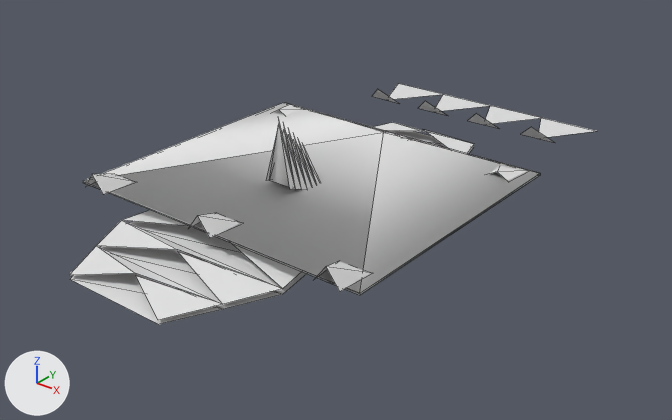
One commit to the OBJ model GameData/Meshes/Designs/solari/solari_hero_mk3_50.obj: the scene before it, then after it.
Before and after are seen from a 50 mm lens placed at (7.12, -8.44, 5.16), pointed at (0.36, 0.01, -0.08). Every picture has the same lights, and +X, +Y and +Z are marked at lower left. The older version comes first. Mesh edges are drawn as thin lines. Where no turn or scale is listed for an object, it has been applied to the vertices. Vertices at exactly the same position are counted once.

Names of what the first picture shows: 'solari_hero_mk3_50'.
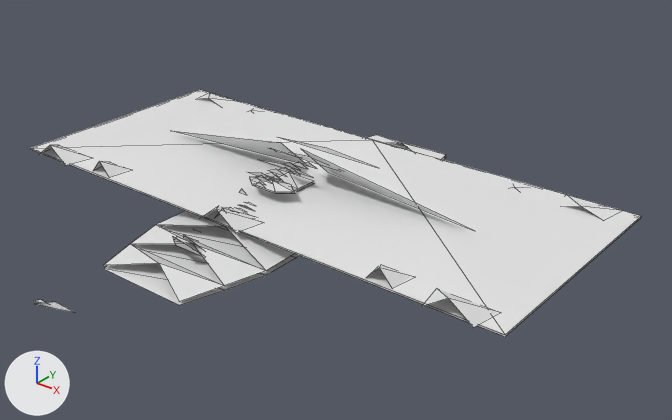
Diff of the bpy script that builds the scene:
```diff
--- a/GameData/Meshes/Designs/solari/solari_hero_mk3_50.obj.py
+++ b/GameData/Meshes/Designs/solari/solari_hero_mk3_50.obj.py
@@ me_solari_hero_mk3_50 @@
 # used by ob_solari_hero_mk3_50; location = (0.0, 0.0, 0.0)
-me_solari_hero_mk3_50.from_pydata(...)  # 167 vertices, 115 faces; spans x -2.23..2.23, y -3.32..4.56, z 0.0..1.3
+me_solari_hero_mk3_50.from_pydata(...)  # 386 vertices, 194 faces; spans x -3.75..3.75, y -4.22..2.22, z 0.0..0.86
+# me_solari_hero_mk3_50 part 1: the loose piece of 5 vertices spanning x -2.1..-1.65, y 1.43..1.94, z 0.28..0.38 is scaled about its middle by (1.68, 0.777, 0.943), then moved by (-1.27, -0.3, -0.02)
+# me_solari_hero_mk3_50 part 2: the loose piece of 5 vertices spanning x -0.22..0.22, y 1.43..1.94, z 0.28..0.38 is scaled about its middle by (1.68, 0.777, 0.943), then moved by (0.0, -0.3, -0.02)
+# me_solari_hero_mk3_50 part 3: the loose piece of 5 vertices spanning x 1.65..2.1, y 1.43..1.94, z 0.28..0.38 is scaled about its middle by (1.68, 0.777, 0.943), then moved by (1.27, -0.3, -0.02)
+# me_solari_hero_mk3_50 part 4: the loose piece of 5 vertices spanning x -2.1..-1.65, y -2.04..-1.53, z 0.28..0.51 is scaled about its middle by (1.68, 0.777, 0.943), then moved by (-1.27, 0.24, -0.02)
+# me_solari_hero_mk3_50 part 5: the loose piece of 5 vertices spanning x -0.22..0.22, y -2.04..-1.53, z 0.28..0.51 is scaled about its middle by (1.68, 0.777, 0.943), then moved by (0.0, 0.24, -0.02)
+# me_solari_hero_mk3_50 part 6: the loose piece of 5 vertices spanning x 1.65..2.1, y -2.04..-1.53, z 0.28..0.51 is scaled about its middle by (1.68, 0.777, 0.943), then moved by (1.27, 0.24, -0.02)
+# me_solari_hero_mk3_50 part 7: the loose piece of 5 vertices spanning x -2.1..-1.65, y 1.43..1.94, z 0.28..0.38 is copied, and the copy is scaled about its middle by (0.983, 0.676, 1.89), then moved by (-0.37, -3.15, 0.03); it spans x -2.47..-2.02, y -1.64..-1.29, z 0.27..0.45
+# me_solari_hero_mk3_50 part 8: the loose piece of 5 vertices spanning x -0.22..0.22, y -2.04..-1.53, z 0.28..0.51 is copied, and the copy is scaled about its middle by (0.983, 0.676, 0.825), then moved by (0.0, 0.32, -0.04); it spans x -0.22..0.22, y -1.64..-1.29, z 0.27..0.45
+# me_solari_hero_mk3_50 part 9: the loose piece of 5 vertices spanning x 1.65..2.1, y -2.04..-1.53, z 0.28..0.51 is copied, and the copy is scaled about its middle by (0.983, 0.676, 0.825), then moved by (0.37, 0.32, -0.04); it spans x 2.02..2.47, y -1.64..-1.29, z 0.27..0.45
+# me_solari_hero_mk3_50 part 10: the loose piece of 42 vertices spanning x -1.32..1.32, y -3.32..2.81, z 0.05..0.26 is rebuilt with 32 vertices and now spans x -0.96..0.96, y -2.93..2.22, z 0.04..0.22
+# me_solari_hero_mk3_50 part 11: the loose piece of 22 vertices spanning x -1.32..1.32, y -3.32..2.81, z 0.0 is rebuilt with 22 vertices and now spans x -0.96..0.96, y -2.93..2.22, z 0.0
+# me_solari_hero_mk3_50 part 12: the loose piece of 9 vertices spanning x -2.23..2.23, y -1.94..1.94, z 0.26..0.44 is rebuilt with 5 vertices and now spans x -3.75..3.75, y -1.66..1.59, z 0.27..0.41
+# me_solari_hero_mk3_50 part 13: 9 loose pieces with 38 vertices, spanning x -1.86..1.86, y -0.69..4.56, z 0.0..0.33, are deleted
+# me_solari_hero_mk3_50 part 14: 26 vertices removed from x -0.33..0.33, y -0.69..-0.17, z 0.24..1.3; 261 vertices added at x -3.75..3.75, y -2.42..1.59, z 0.0..0.86
+# me_solari_hero_mk3_50 part 15: 6 vertices added at x -0.16..0.16, y -4.22..-3.88, z 0.2..0.43
+# other edits to the shape of me_solari_hero_mk3_50 do not show in these pictures
```

Boxes (x1, y1, x2, y2) around the edits, measured in the pictures (672 x 420 px; the box of a moved part takes in the faces that stretch with it):
'solari_hero_mk3_50', reshaped (16% wider): before (70, 84, 595, 324); after (31, 90, 641, 337)
part 1 of me_solari_hero_mk3_50, moved or reshaped: before (279, 105, 309, 116); after (199, 93, 238, 104)
part 2 of me_solari_hero_mk3_50, moved or reshaped: before (385, 131, 412, 139); after (365, 137, 406, 149)
part 3 of me_solari_hero_mk3_50, moved or reshaped: before (490, 163, 530, 181); after (565, 199, 618, 218)
part 4 of me_solari_hero_mk3_50, moved or reshaped: before (85, 174, 133, 194); after (40, 145, 90, 165)
part 5 of me_solari_hero_mk3_50, moved or reshaped: before (188, 213, 239, 238); after (202, 206, 260, 233)
part 6 of me_solari_hero_mk3_50, moved or reshaped: before (315, 261, 371, 291); after (422, 289, 498, 328)
part 7 of me_solari_hero_mk3_50, added: after (93, 161, 129, 177)
part 8 of me_solari_hero_mk3_50, added: after (215, 208, 254, 218)
part 9 of me_solari_hero_mk3_50, added: after (370, 265, 412, 288)
part 10 of me_solari_hero_mk3_50, rebuilt (15% narrower, 16% shorter): before (70, 122, 474, 320); after (104, 135, 446, 302)
part 11 of me_solari_hero_mk3_50, rebuilt (mostly hidden): before (70, 130, 474, 324); after (104, 143, 446, 305)
part 12 of me_solari_hero_mk3_50, rebuilt (33% wider, 27% taller): before (83, 103, 540, 295); after (32, 90, 641, 335)
part 13 of me_solari_hero_mk3_50, deleted: before (372, 84, 595, 143)
part 14 of me_solari_hero_mk3_50, reshaped: before (266, 121, 320, 190); after (31, 131, 641, 337)
part 15 of me_solari_hero_mk3_50, added: after (35, 299, 73, 312)
